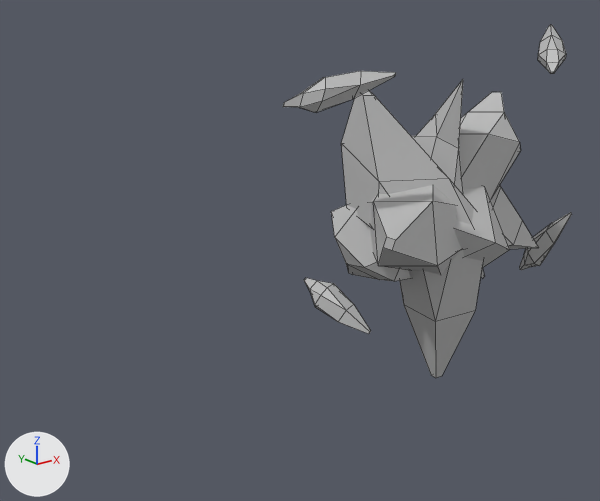
Before and after pictures for a commit that changed the FBX model Sector XII/Assets/Magicide/Meshes/Models/Organic/ORG_CrystalNPC.fbx.
Camera for both pictures: a 50 mm camera at (-3.85, -3.39, 2.48) aimed at (-1.05, 0.11, 1.08). Every picture has the same lights, and +X, +Y and +Z are marked at lower left. Mesh edges are drawn as thin lines. Where no turn or scale is listed for an object, it has been applied to the vertices.

The first picture shows 'ORG_CrystalNPC'.
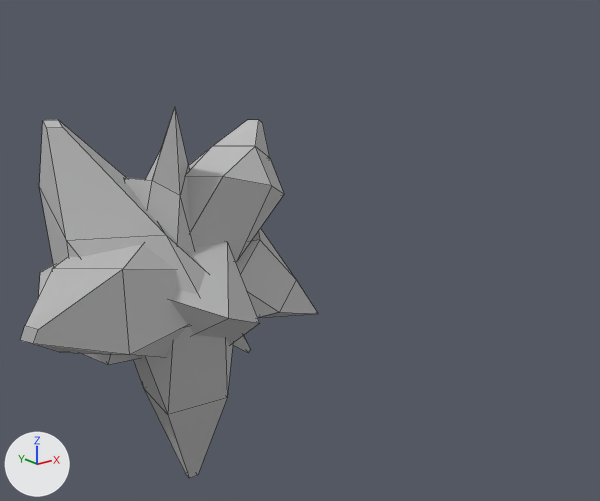
The change, as a diff of the scene's bpy script:
```diff
--- a/Sector XII/Assets/Magicide/Meshes/Models/Organic/ORG_CrystalNPC.fbx.py
+++ b/Sector XII/Assets/Magicide/Meshes/Models/Organic/ORG_CrystalNPC.fbx.py
@@ me_mesh @@
 me_mesh.from_pydata(...)  # 256 vertices, 247 faces; spans x -1.22..1.02, y -0.51..0.51, z 0.0..2.25
 # used by ob_org_crystalnpc; location = (0.0, 0.031, 0.019)
+# me_mesh part 1: the loose piece of 24 vertices spanning x 0.85..1.02, y -0.34..0.03, z 0.54..1.04 is deleted
+# me_mesh part 2: the loose piece of 24 vertices spanning x -1.07..-0.89, y -0.45..0.14, z 0.72..0.88 is deleted
+# me_mesh part 3: the loose piece of 24 vertices spanning x 0.58..1.01, y -0.36..0.0, z 1.97..2.25 is deleted
+# me_mesh part 4: the loose piece of 24 vertices spanning x -1.22..-0.74, y -0.33..0.02, z 1.85..2.07 is deleted
 me_mesh.materials.append(mat_lambert1)
@@ ob_org_crystalnpc @@
 ob_org_crystalnpc = bpy.data.objects.new('ORG_CrystalNPC', me_mesh)
-ob_org_crystalnpc.location = (0.0, 0.031, 0.019)
+ob_org_crystalnpc.location = (-1.909, 0.031, 0.019)
```

Changed parts and their boxes (x1, y1, x2, y2) in the pictures (600 x 501 px):
'ORG_CrystalNPC', reshaped, moved
    before: (283, 25, 572, 378)
    after: (20, 108, 318, 478)
part 1 of me_mesh, deleted
    before: (519, 212, 572, 270)
part 2 of me_mesh, deleted
    before: (304, 278, 371, 334)
part 3 of me_mesh, deleted
    before: (538, 25, 566, 74)
part 4 of me_mesh, deleted
    before: (283, 71, 396, 112)
